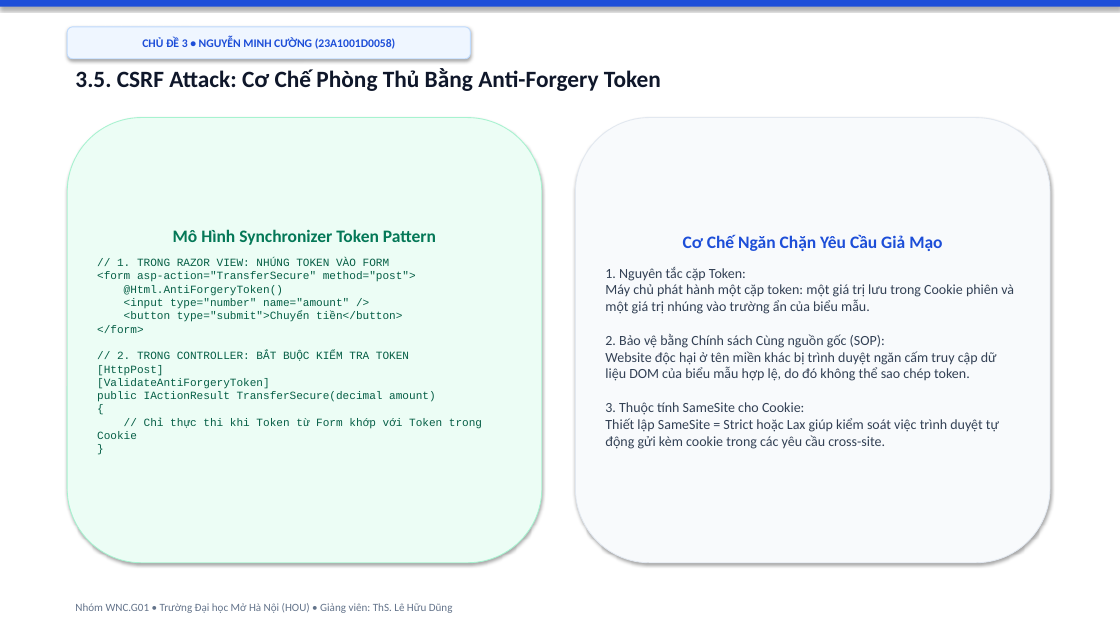
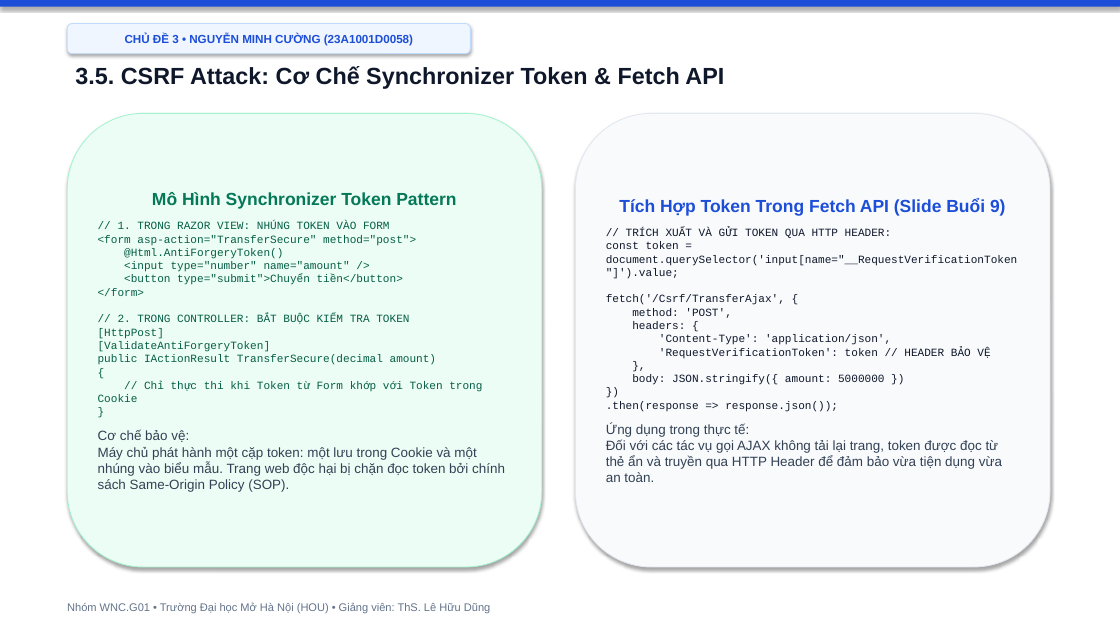
Before and after one commit to hocjsoo/OWASP_Demo, a slide deck: slide 18 of Slide_OWASP_Top3_Nhom_WNC_G01.pptx (slide 19 before the commit). Drawn at 1120x630 pixels with LibreOffice and Linux fonts; fonts in the diff are those of the drawing. Boxes give left, top, right and bottom in pixels: in the first picture for what was removed or moved away, otherwise in the second. Text is boxed around its words. In the diff, an @@ line names an element or a change of style, - is before the commit and + after.

```diff
--- a/Slide_OWASP_Top3_Nhom_WNC_G01.pptx
+++ b/Slide_OWASP_Top3_Nhom_WNC_G01.pptx
@@ rounded rectangle "CHỦ ĐỀ 3 • NGUYỄN ..." at (x1=67, y1=24, x2=471, y2=54): font Calibri to Arial @@
@@ rounded rectangle "CHỦ ĐỀ 3 • NGUYỄN ..." moved from (x1=67, y1=27, x2=471, y2=59) to (x1=67, y1=24, x2=471, y2=54) @@
@@ text at (x1=75, y1=66, x2=724, y2=89): text changed; font Calibri to Arial @@
-3.5. CSRF Attack: Cơ Chế Phòng Thủ Bằng Anti-Forgery Token
+3.5. CSRF Attack: Cơ Chế Synchronizer Token & Fetch API
@@ rounded rectangle "Mô Hình Synchronizer Token Pattern" resized from (x1=67, y1=118, x2=542, y2=563) to (x1=67, y1=113, x2=542, y2=567) @@
@@ rounded rectangle "Tích Hợp Token Trong Fetch ..." resized from (x1=576, y1=118, x2=1050, y2=563) to (x1=576, y1=113, x2=1050, y2=567) @@
@@ text in rounded rectangle at (x1=152, y1=192, x2=456, y2=209): font Calibri to Arial in "Mô Hình Synchronizer Token Pattern" @@
@@ text in rounded rectangle at (x1=606, y1=199, x2=1018, y2=482): text changed; size 12 to 9.5 pt; font Calibri to Courier New; text colour #334155 to #0F172A @@
-Cơ Chế Ngăn Chặn Yêu Cầu Giả Mạo
-1. Nguyên tắc cặp Token:
-Máy chủ phát hành một cặp token: một giá trị lưu trong Cookie phiên và một giá trị nhúng vào trường ẩn của biểu mẫu.
-2. Bảo vệ bằng Chính sách Cùng nguồn gốc (SOP):
-Website độc hại ở tên miền khác bị trình duyệt ngăn cấm truy cập dữ liệu DOM của biểu mẫu hợp lệ, do đó không thể sao chép token.
-3. Thuộc tính SameSite cho Cookie:
-Thiết lập SameSite = Strict hoặc Lax giúp kiểm soát việc trình duyệt tự động gửi kèm cookie trong các yêu cầu cross-site.
+Tích Hợp Token Trong Fetch API (Slide Buổi 9)
+// TRÍCH XUẤT VÀ GỬI TOKEN QUA HTTP HEADER:
+const token = document.querySelector('input[name="__RequestVerificationToken"]').value;
+fetch('/Csrf/TransferAjax', {
+method: 'POST',
+headers: {
+'Content-Type': 'application/json',
+'RequestVerificationToken': token // HEADER BẢO VỆ
+},
+body: JSON.stringify({ amount: 5000000 })
+})
+.then(response => response.json());
+Ứng dụng trong thực tế:
+Đối với các tác vụ gọi AJAX không tải lại trang, token được đọc từ thẻ ẩn và truyền qua HTTP Header để đảm bảo vừa tiện dụng vừa an toàn.
@@ text in rounded rectangle at (x1=98, y1=430, x2=505, y2=492): paragraph added @@
+Cơ chế bảo vệ:
+Máy chủ phát hành một cặp token: một lưu trong Cookie và một nhúng vào biểu mẫu. Trang web độc hại bị chặn đọc token bởi chính sách Same-Origin Policy (SOP).
@@ text "Nhóm WNC.G01 • Trường Đại ..." at (x1=67, y1=603, x2=490, y2=614): font Calibri to Arial @@
```
Also in this commit, not shown: 17 other slides changed, 1 slide added, 4 slides removed, 34 other files.
